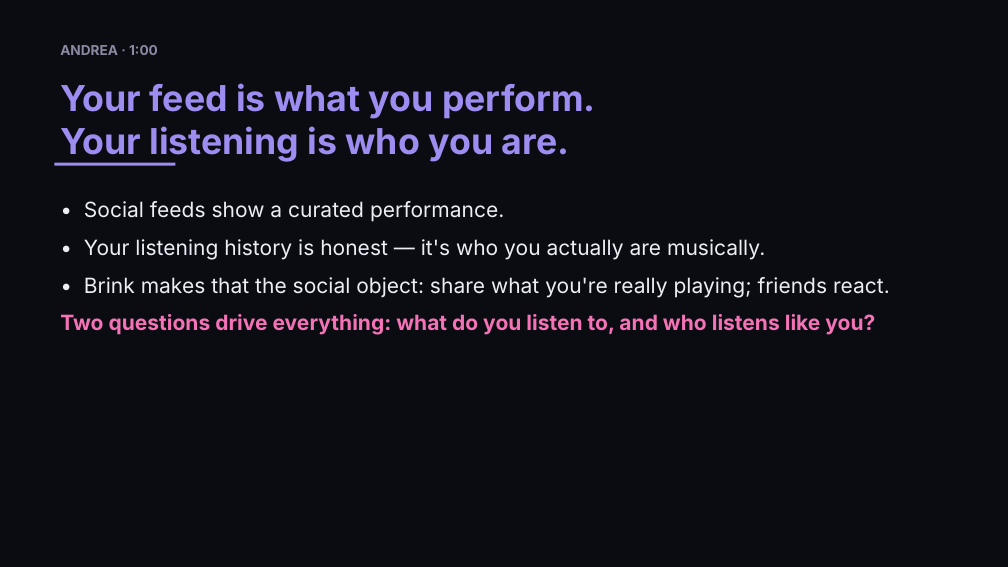
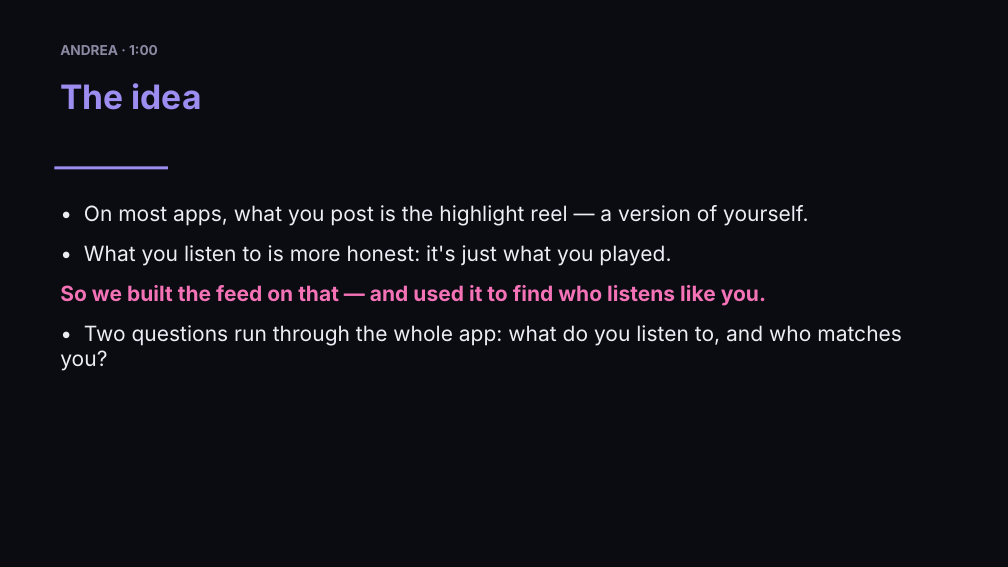
Before and after one commit to j-jwalker/Brink, a slide deck: slide 2 of docs/presentation/brink-deck.pptx. Drawn at 1008x567 pixels with LibreOffice and Linux fonts; fonts in the diff are those of the drawing. Boxes give left, top, right and bottom in pixels: in the first picture for what was removed or moved away, otherwise in the second. Text is boxed around its words. In the diff, an @@ line names an element or a change of style, - is before the commit and + after.

```diff
--- a/docs/presentation/brink-deck.pptx
+++ b/docs/presentation/brink-deck.pptx
@@ text at box(60, 83, 202, 110): text changed; size 34 to 32 pt @@
-Your feed is what you perform.
-Your listening is who you are.
+The idea
@@ rectangle: place and size @@
-rectangle at box(54, 163, 175, 166)
+rectangle at box(54, 166, 168, 169)
@@ text at box(60, 205, 902, 371): text changed @@
-• Social feeds show a curated performance.
-• Your listening history is honest — it's who you actually are musically.
-• Brink makes that the social object: share what you're really playing; friends react.
-Two questions drive everything: what do you listen to, and who listens like you?
+• On most apps, what you post is the highlight reel — a version of yourself.
+• What you listen to is more honest: it's just what you played.
+So we built the feed on that — and used it to find who listens like you.
+• Two questions run through the whole app: what do you listen to, and who matches you?
```
Also in this commit, not shown: 11 other slides changed, 7 slides added, 7 slides removed, 2 other files.
